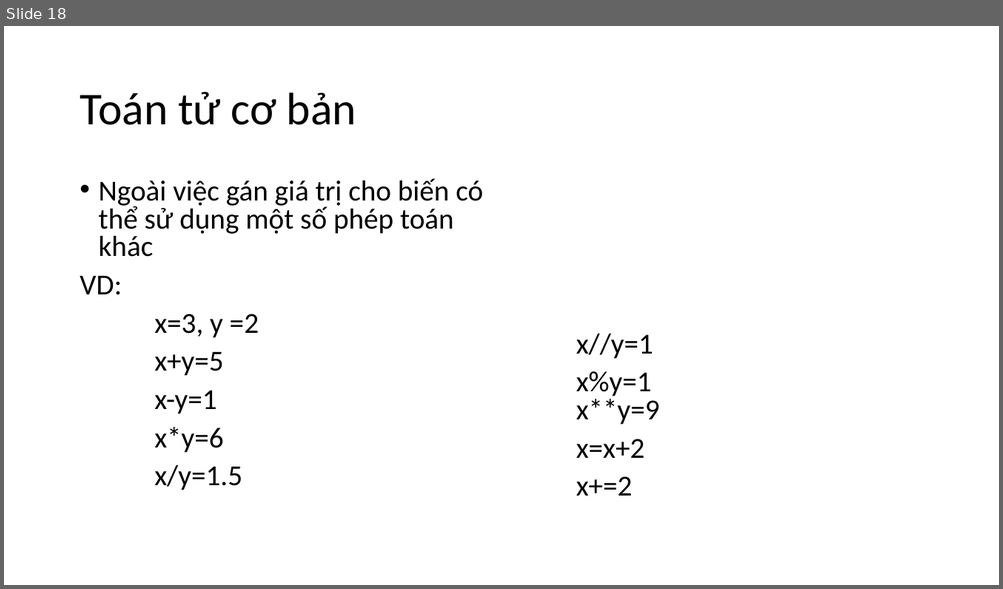
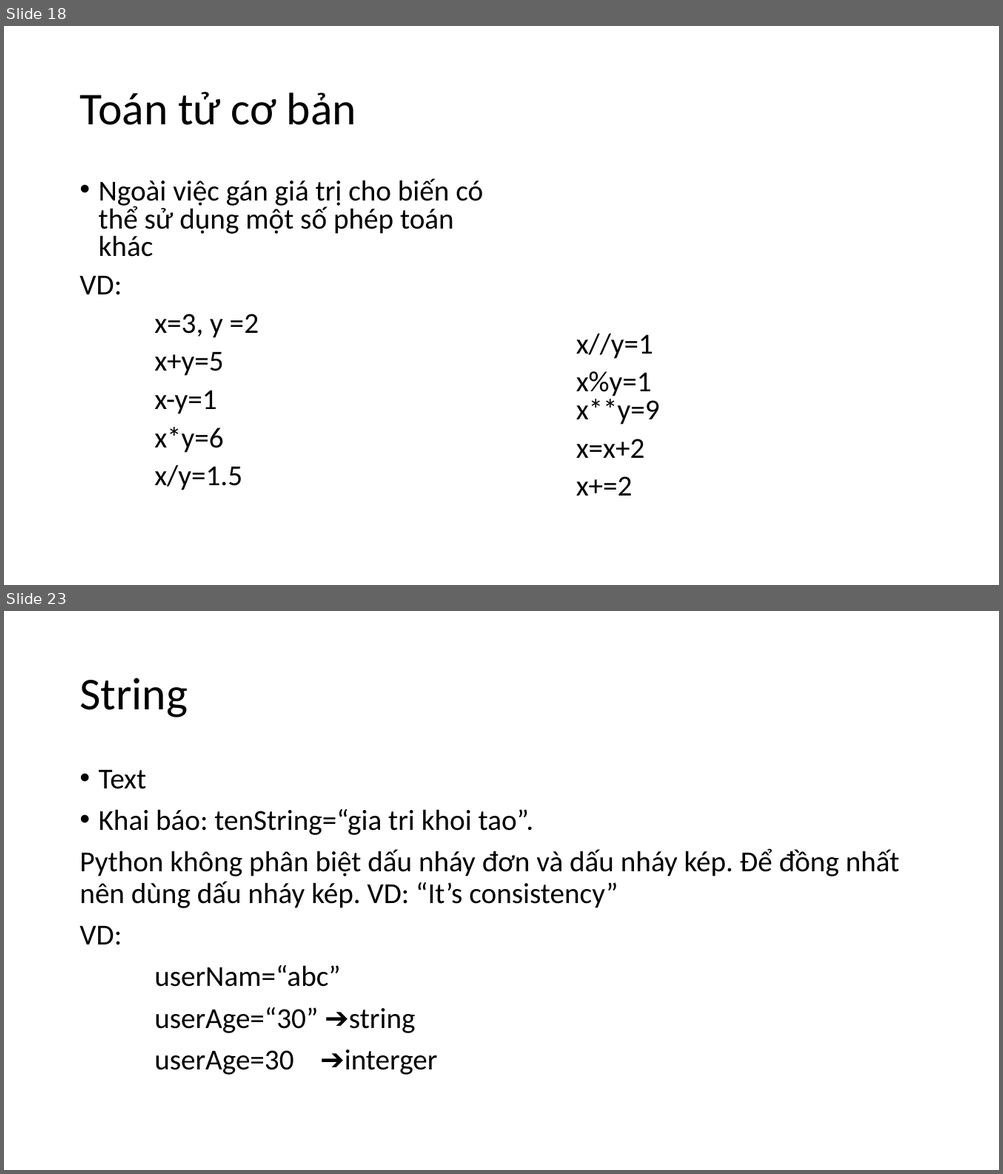
Before and after one commit to levinhhoang16/PyOpenCVCourse, a slide deck: Lecture/PythonCoban.pptx. Shown one above the other, each under a label of ours: slide 18 before the commit, slides 18 and 23 after it; the slides between them are not shown. The pictures are 1003x589 and 1003x1174 pixels, drawn with LibreOffice and Linux fonts; fonts in the diff are those of the drawing. Boxes give left, top, right and bottom in pixels: in the first picture for what was removed or moved away, otherwise in the second. Text is boxed around its words. In the diff, an @@ line names an element or a change of style, - is before the commit and + after.

```diff
--- a/Lecture/PythonCoban.pptx
+++ b/Lecture/PythonCoban.pptx
@@ slide 23 added at (4, 611, 999, 1170), background #FFFFFF @@
@@ title added at (79, 678, 188, 718), 44 pt, text #000000 @@
+String
@@ text added at (79, 770, 899, 1075), 28 pt, text #000000 @@
+• Text
+• Khai báo: tenString=“gia tri khoi tao”.
+Python không phân biệt dấu nháy đơn và dấu nháy kép. Để đồng nhất nên dùng dấu nháy kép. VD: “It’s consistency”
+VD:
+userNam=“abc”
+userAge=“30” ➔string
+userAge=30 ➔interger
```
Also in this commit, not shown: 1 slide changed, 14 other slides added.
